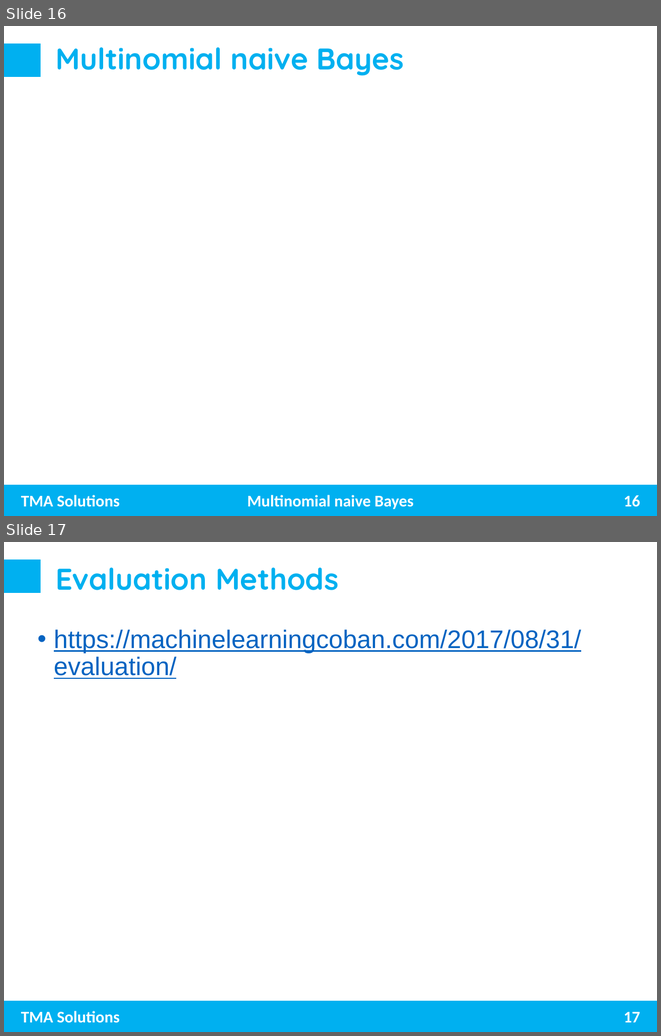
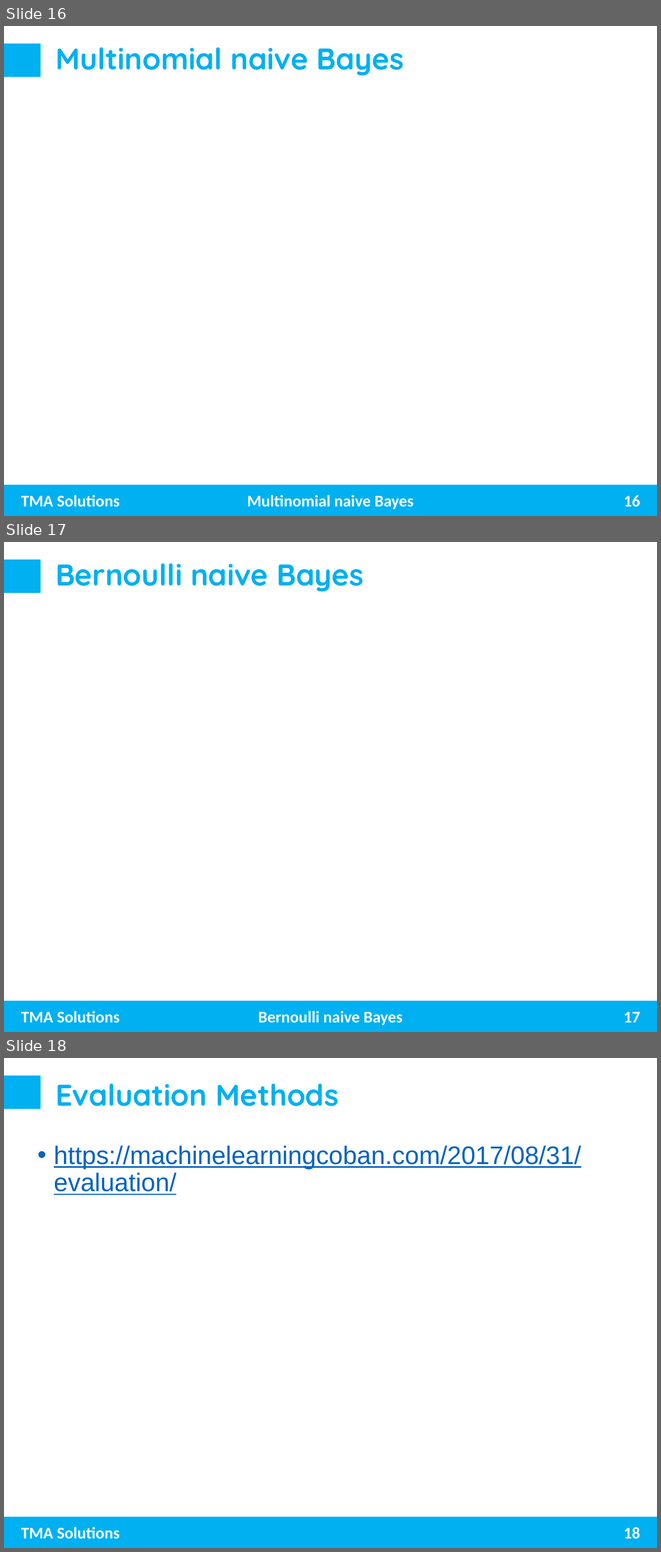
Before and after one commit to trungnghia2009/MachineLearning, a slide deck: Naive Bayes.pptx. Shown one above the other, each under a label of ours: slides 16 and 17 before the commit, slides 16, 17 and 18 after it. The pictures are 661x1036 and 661x1552 pixels, drawn with LibreOffice and Linux fonts; fonts in the diff are those of the drawing. Boxes give left, top, right and bottom in pixels: in the first picture for what was removed or moved away, otherwise in the second. Text is boxed around its words. In the diff, an @@ line names an element or a change of style, - is before the commit and + after.

Commit message:
update naive bayes

```diff
--- a/Naive Bayes.pptx
+++ b/Naive Bayes.pptx
@@ slide 17 added at <box>4,542,657,1032</box>, background #FFFFFF; not listed: 3 template elements that a slide beside it also shows @@
@@ title added at <box>55,563,363,592</box>, 33 pt, text #00B0F0, bold @@
+Bernoulli naive Bayes
@@ text added at <box>258,1011,403,1025</box>, 18 pt, text #FFFFFF, bold @@
+Bernoulli naive Bayes
@@ page number added at <box>624,1012,640,1022</box>, 18 pt, text #FFFFFF, bold @@
+17
@@ what was slide 17 is now slide 18 @@
@@ page number at <box>624,1527,640,1539</box>: text changed @@
-17
+18
```
Also in this commit, not shown: 2 slides changed.
